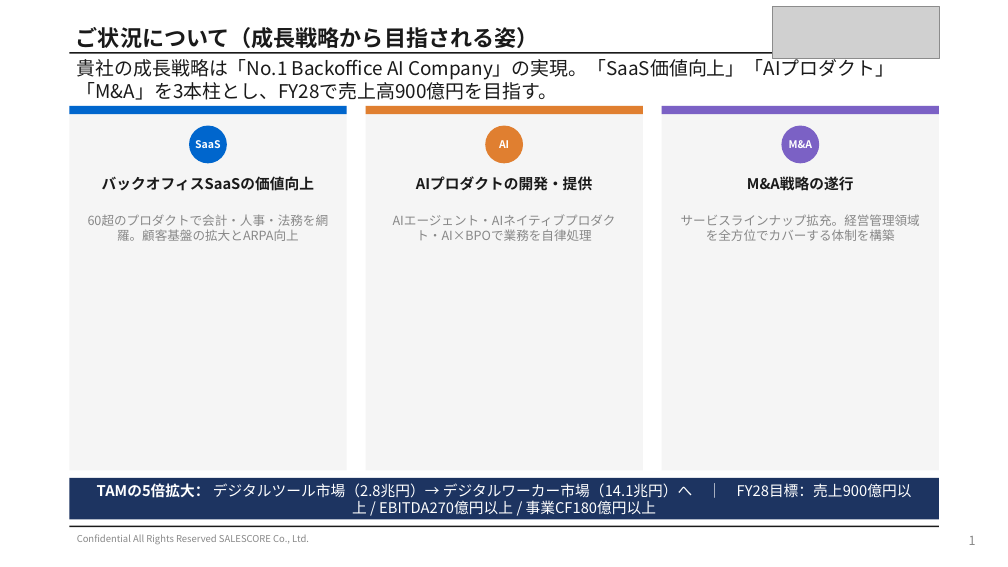
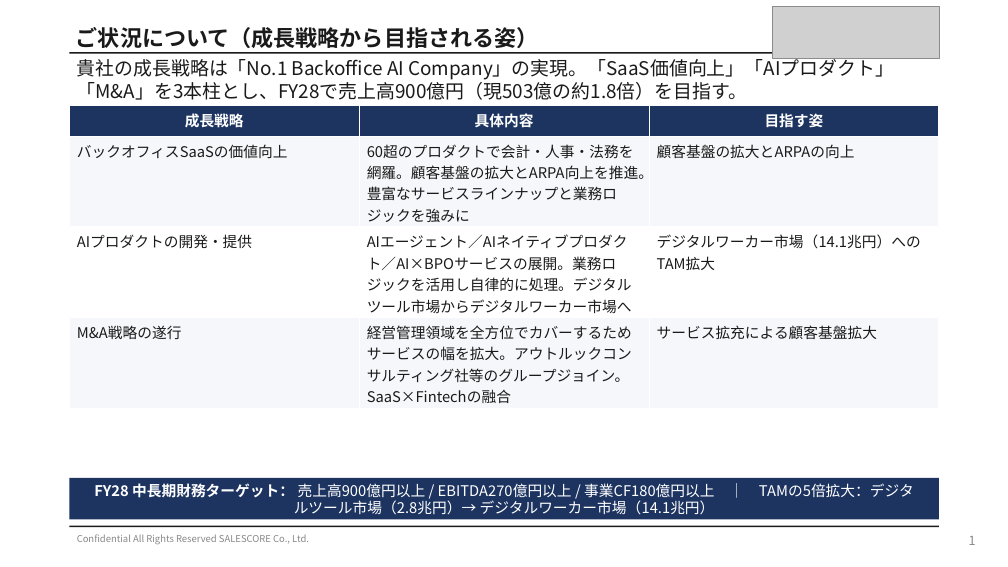
Before and after one commit to shintanagami-netizen/-, a slide deck: slide 1 of slides_p10_p12.pptx. Drawn at 1008x567 pixels with LibreOffice and Linux fonts; fonts in the diff are those of the drawing; grey boxes stand for pictures. Boxes give left, top, right and bottom in pixels: in the first picture for what was removed or moved away, otherwise in the second. Text is boxed around its words. In the diff, an @@ line names an element or a change of style, - is before the commit and + after.

```diff
--- a/slides_p10_p12.pptx
+++ b/slides_p10_p12.pptx
@@ text at bbox=[77, 56, 894, 100]: text changed @@
-貴社の成長戦略は「No.1 Backoffice AI Company」の実現。「SaaS価値向上」「AIプロダクト」「M&A」を3本柱とし、FY28で売上高900億円を目指す。
+貴社の成長戦略は「No.1 Backoffice AI Company」の実現。「SaaS価値向上」「AIプロダクト」「M&A」を3本柱とし、FY28で売上高900億円（現503億の約1.8倍）を目指す。
@@ rectangle removed at bbox=[70, 106, 347, 470] @@
@@ rectangle removed at bbox=[70, 106, 347, 114] @@
@@ table added at bbox=[70, 106, 938, 408], 4 rows, 3 columns @@
+成長戦略 | 具体内容 | 目指す姿
+バックオフィスSaaSの価値向上 | 60超のプロダクトで会計・人事・法務を網羅。顧客基盤の拡大とARPA向上を推進。豊富なサービスラインナップと業務ロジックを強みに | 顧客基盤の拡大とARPAの向上
+AIプロダクトの開発・提供 | AIエージェント／AIネイティブプロダクト／AI×BPOサービスの展開。業務ロジックを活用し自律的に処理。デジタルツール市場からデジタルワーカー市場へ | デジタルワーカー市場（14.1兆円）へのTAM拡大
+M&A戦略の遂行 | 経営管理領域を全方位でカバーするためサービスの幅を拡大。アウトルックコンサルティング社等のグループジョイン。SaaS×Fintechの融合 | サービス拡充による顧客基盤拡大
@@ rectangle removed at bbox=[365, 106, 643, 470] @@
@@ rectangle removed at bbox=[365, 106, 643, 114] @@
@@ rectangle removed at bbox=[662, 106, 939, 470] @@
@@ rectangle removed at bbox=[662, 106, 939, 114] @@
@@ ellipse removed at bbox=[189, 126, 227, 163] @@
-SaaS
@@ ellipse removed at bbox=[485, 126, 523, 163] @@
-AI
@@ ellipse removed at bbox=[781, 126, 819, 163] @@
-M&A
@@ text removed at bbox=[102, 176, 314, 191] @@
-バックオフィスSaaSの価値向上
@@ text removed at bbox=[416, 176, 592, 191] @@
-AIプロダクトの開発・提供
@@ text removed at bbox=[747, 176, 854, 191] @@
-M&A戦略の遂行
@@ text removed at bbox=[88, 214, 329, 241] @@
-60超のプロダクトで会計・人事・法務を網羅。顧客基盤の拡大とARPA向上
@@ text removed at bbox=[393, 214, 616, 241] @@
-AIエージェント・AIネイティブプロダクト・AI×BPOで業務を自律処理
@@ text removed at bbox=[681, 214, 920, 241] @@
-サービスラインナップ拡充。経営管理領域を全方位でカバーする体制を構築
@@ text at bbox=[94, 483, 715, 515]: text changed @@
-TAMの5倍拡大： デジタルツール市場（2.8兆円）→ デジタルワーカー市場（14.1兆円）へ ｜ FY28目標：売上900億円以上 / EBITDA270億円以上 / 事業CF180億円以上
+FY28 中長期財務ターゲット： 売上高900億円以上 / EBITDA270億円以上 / 事業CF180億円以上 ｜ TAMの5倍拡大：デジタルツール市場（2.8兆円）→ デジタルワーカー市場（14.1兆円）
```
Also in this commit, not shown: 2 other slides changed.
